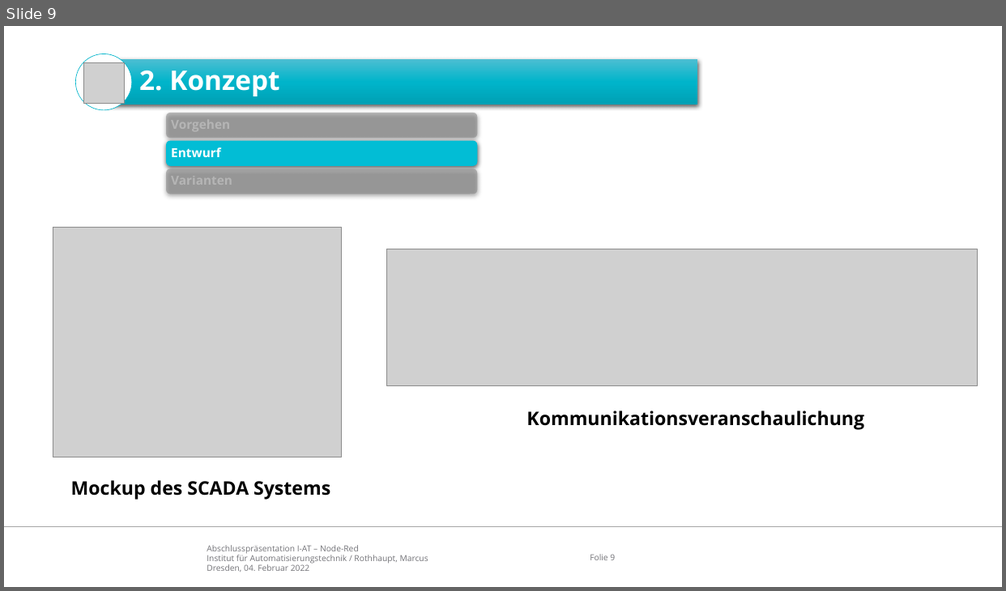
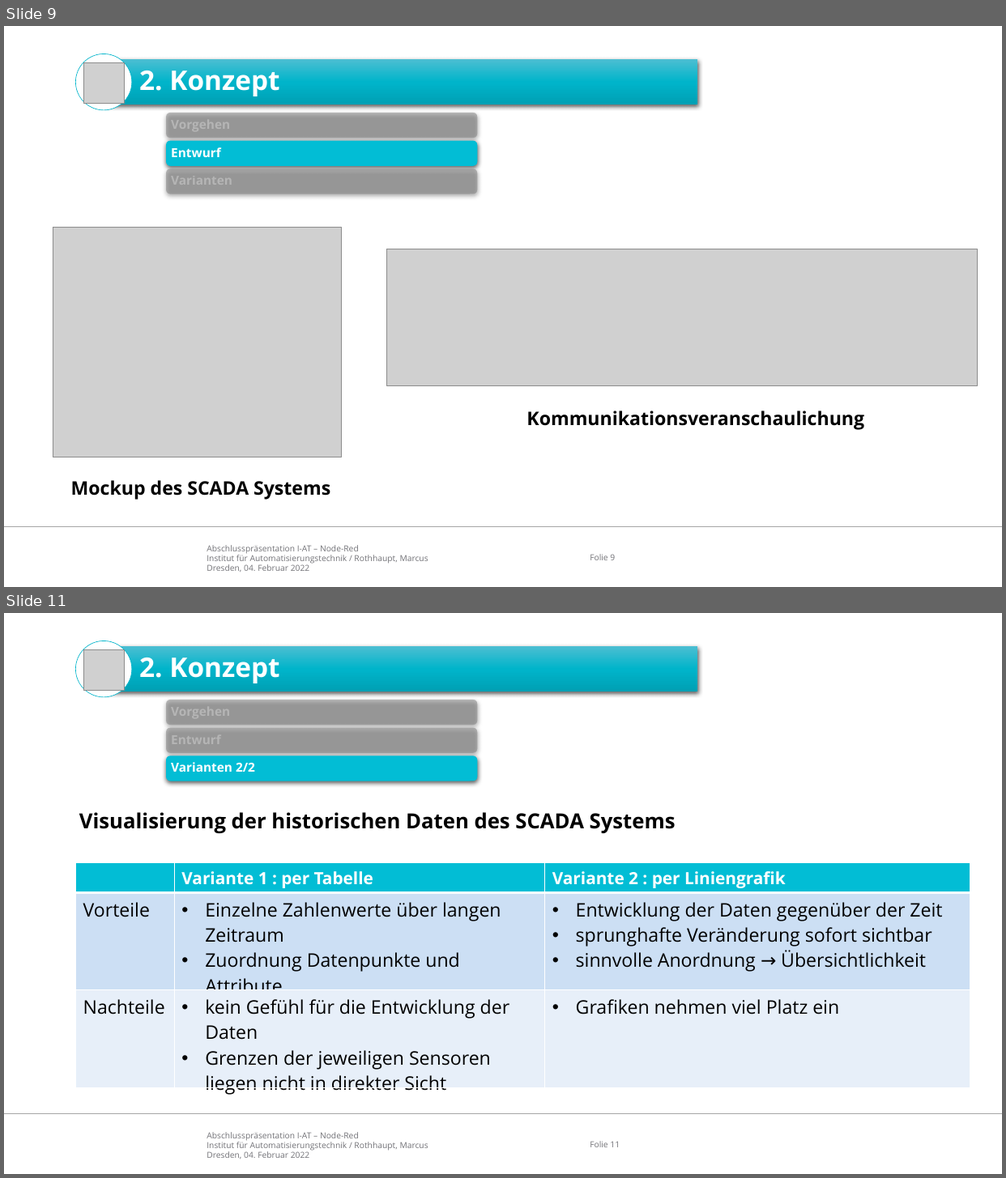
Before and after one commit to appist-dev/agteletud-node-red, a slide deck: docs/presentation/Abschlusspräsentation Node-Red.pptx. Shown one above the other, each under a label of ours: slide 9 before the commit, slides 9 and 11 after it; the slides between them are not shown. The pictures are 1006x591 and 1006x1178 pixels, drawn with LibreOffice and Linux fonts; fonts in the diff are those of the drawing; grey boxes stand for pictures; background and template pictures are left out. Boxes give left, top, right and bottom in pixels: in the first picture for what was removed or moved away, otherwise in the second. Text is boxed around its words. In the diff, an @@ line names an element or a change of style, - is before the commit and + after.

```diff
--- a/docs/presentation/Abschlusspräsentation Node-Red.pptx
+++ b/docs/presentation/Abschlusspräsentation Node-Red.pptx
@@ slide 11 added at [4,613,1002,1174], background #FFFFFF; not listed: 3 template elements that a slide beside it also shows @@
@@ ellipse added at [76,641,132,697], fill #FFFFFF, outline #00B5CB 0.5 pt @@
@@ picture added at [83,649,124,690] @@
@@ rectangle added at [104,647,698,692], fill gradient #4BBED2 to #00B5CB to #00A1B4 @@
@@ text added at [139,657,279,683], 26 pt, text #FFFFFF, bold @@
+2. Konzept
@@ group added at [166,700,477,781]: 3 rounded rectangles, 3 texts @@
+Vorgehen
+Entwurf
+Varianten 2/2
@@ text added at [79,812,675,834], 20 pt, text #000000, bold @@
+Visualisierung der historischen Daten des SCADA Systems
@@ table added at [76,863,971,1098], 3 rows, 3 columns @@
+ | Variante 1 : per Tabelle | Variante 2 : per Liniengrafik
+Vorteile | Einzelne Zahlenwerte über langen Zeitraum / Zuordnung Datenpunkte und Attribute | Entwicklung der Daten gegenüber der Zeit / sprunghafte Veränderung sofort sichtbar / sinnvolle Anordnung → Übersichtlichkeit
+Nachteile | kein Gefühl für die Entwicklung der Daten / Grenzen der jeweiligen Sensoren liegen nicht in direkter Sicht | Grafiken nehmen viel Platz ein
```
Also in this commit, not shown: 17 slides changed, 3 other slides added, 1 slide removed, 1 other file.
